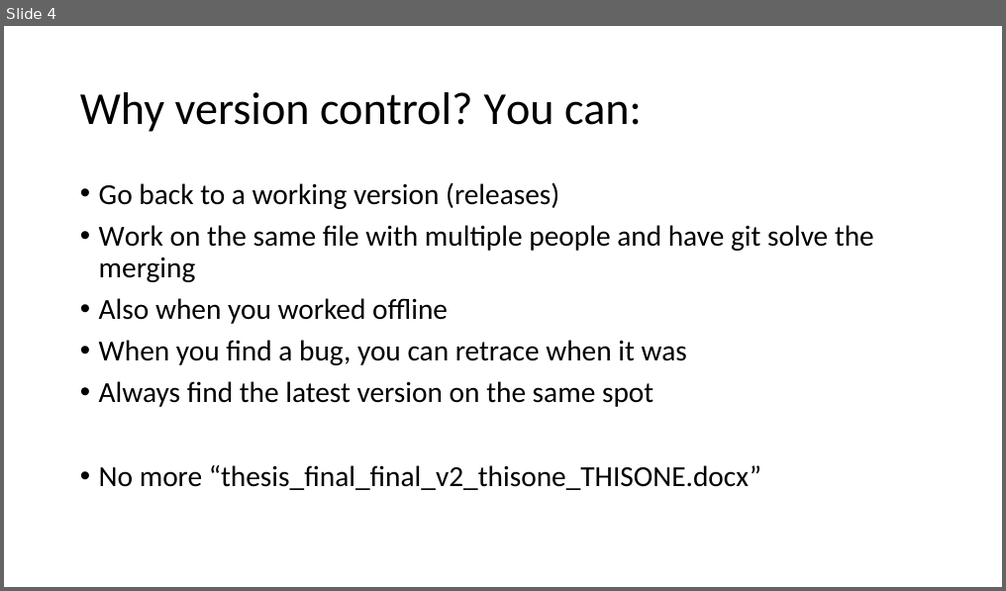
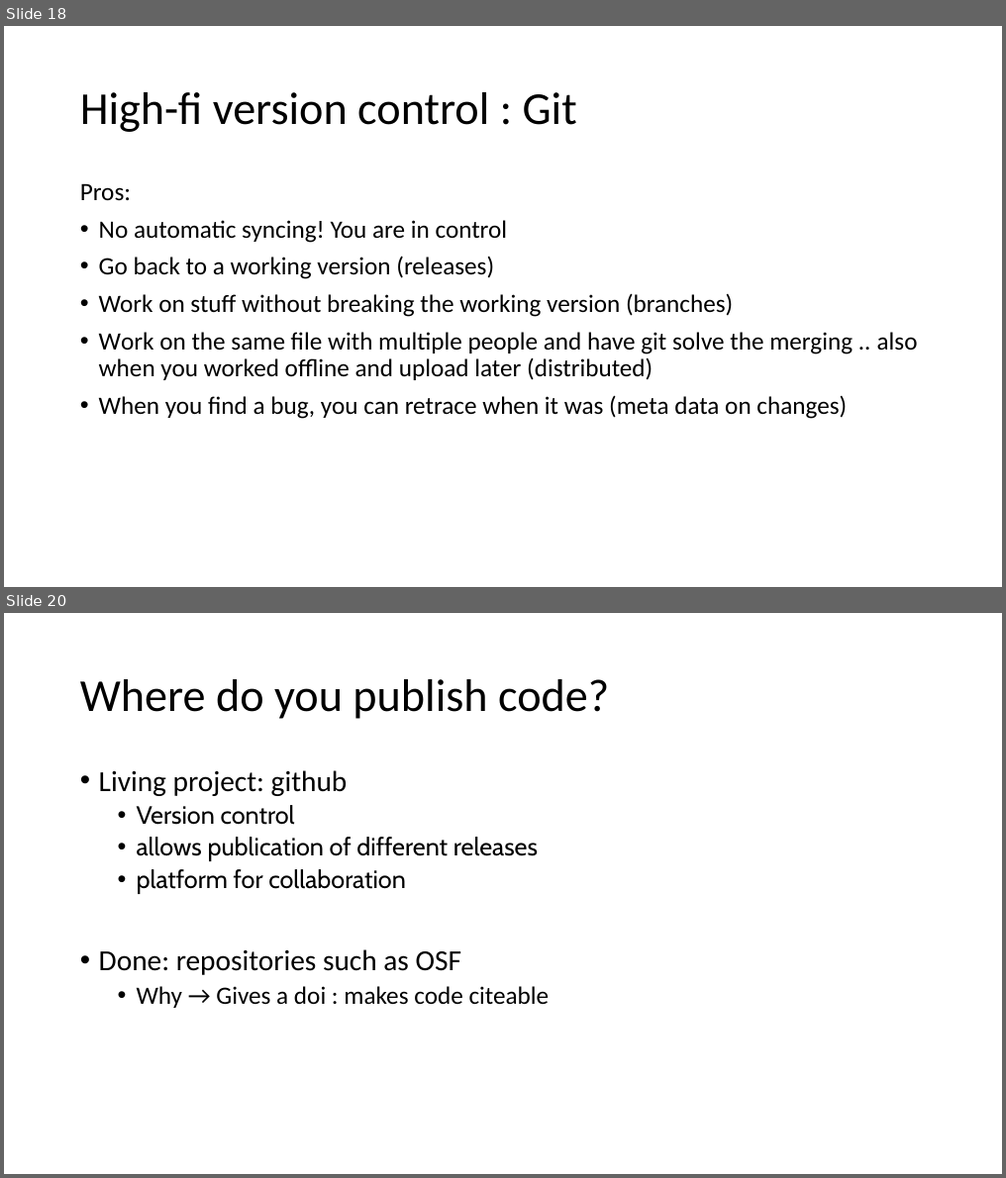
Before and after one commit to VHP4Safety/github_intro_training, a slide deck: powerpoints/github_part1.pptx. Shown one above the other, each under a label of ours: slide 4 before the commit, slides 18 and 20 after it; the slides between them are not shown. The pictures are 1006x591 and 1006x1178 pixels, drawn with LibreOffice and Linux fonts; fonts in the diff are those of the drawing. Boxes give left, top, right and bottom in pixels: in the first picture for what was removed or moved away, otherwise in the second. Text is boxed around its words. In the diff, an @@ line names an element or a change of style, - is before the commit and + after.

Commit message:
ppt intro version control

```diff
--- a/powerpoints/github_part1.pptx
+++ b/powerpoints/github_part1.pptx
@@ slide 20 added at <box>4,613,1002,1174</box>, background #FFFFFF @@
@@ title added at <box>80,679,609,719</box>, 44 pt, text #000000 @@
+Where do you publish code?
@@ text added at <box>99,770,549,1008</box>, 24 pt, text #000000 @@
+• Living project: github
+  • Version control
+  • allows publication of different releases
+  • platform for collaboration
+• Done: repositories such as OSF
+  • Why → Gives a doi : makes code citeable
@@ what was slide 4 is now slide 18 @@
@@ slide 18 changed as well @@
@@ title at <box>80,92,577,132</box>: text changed @@
-Why version control? You can:
+High-fi version control : Git
@@ text at <box>80,183,508,243</box>: paragraphs added @@
+Pros:
+• No automatic syncing! You are in control
@@ text at <box>99,256,494,279</box>: size 28 to 24 pt in "Go back to a working version (releases)" @@
@@ text at <box>99,293,918,419</box>: text changed; size 28 to 24 pt @@
-• Work on the same file with multiple people and have git solve the merging
-• Also when you worked offline
-• When you find a bug, you can retrace when it was
-• Always find the latest version on the same spot
-• No more “thesis_final_final_v2_thisone_THISONE.docx”
+• Work on stuff without breaking the working version (branches)
+• Work on the same file with multiple people and have git solve the merging .. also when you worked offline and upload later (distributed)
+• When you find a bug, you can retrace when it was (meta data on changes)
```
Also in this commit, not shown: 4 other slides changed, 13 other slides added, 2 slides removed.
